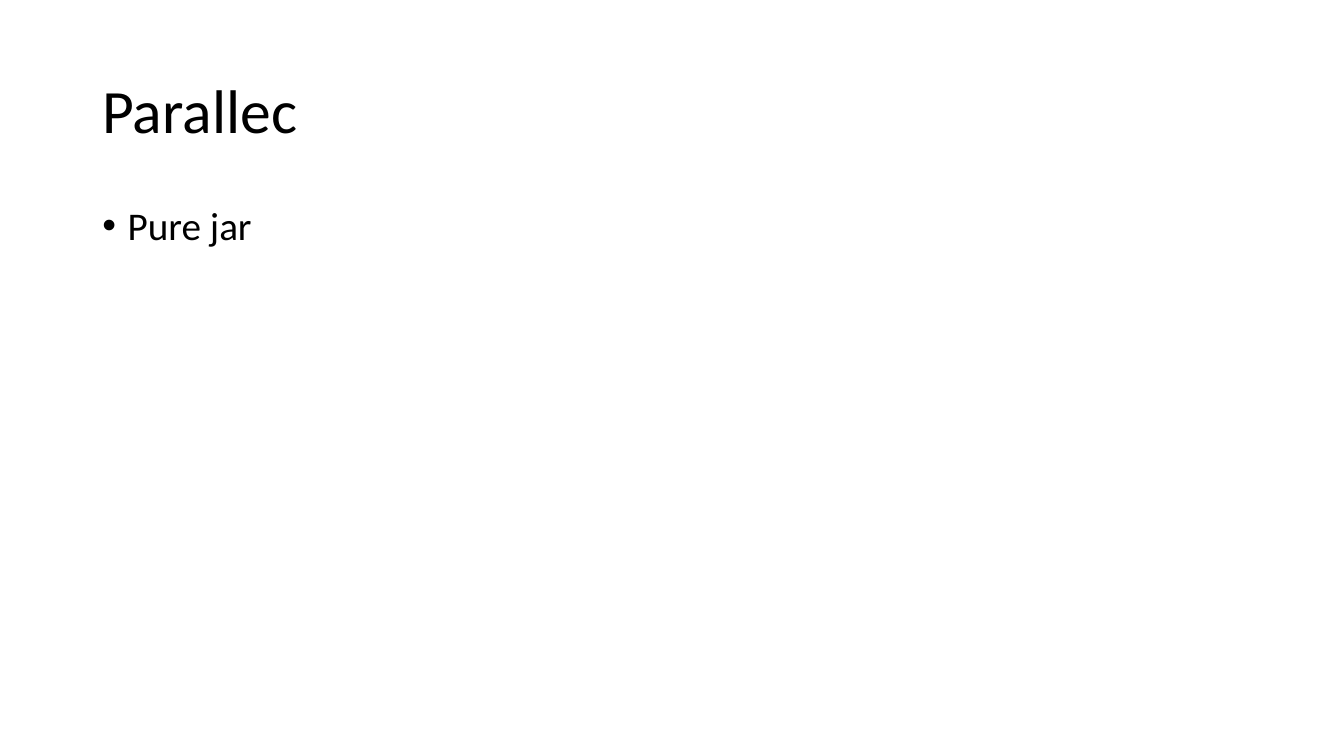
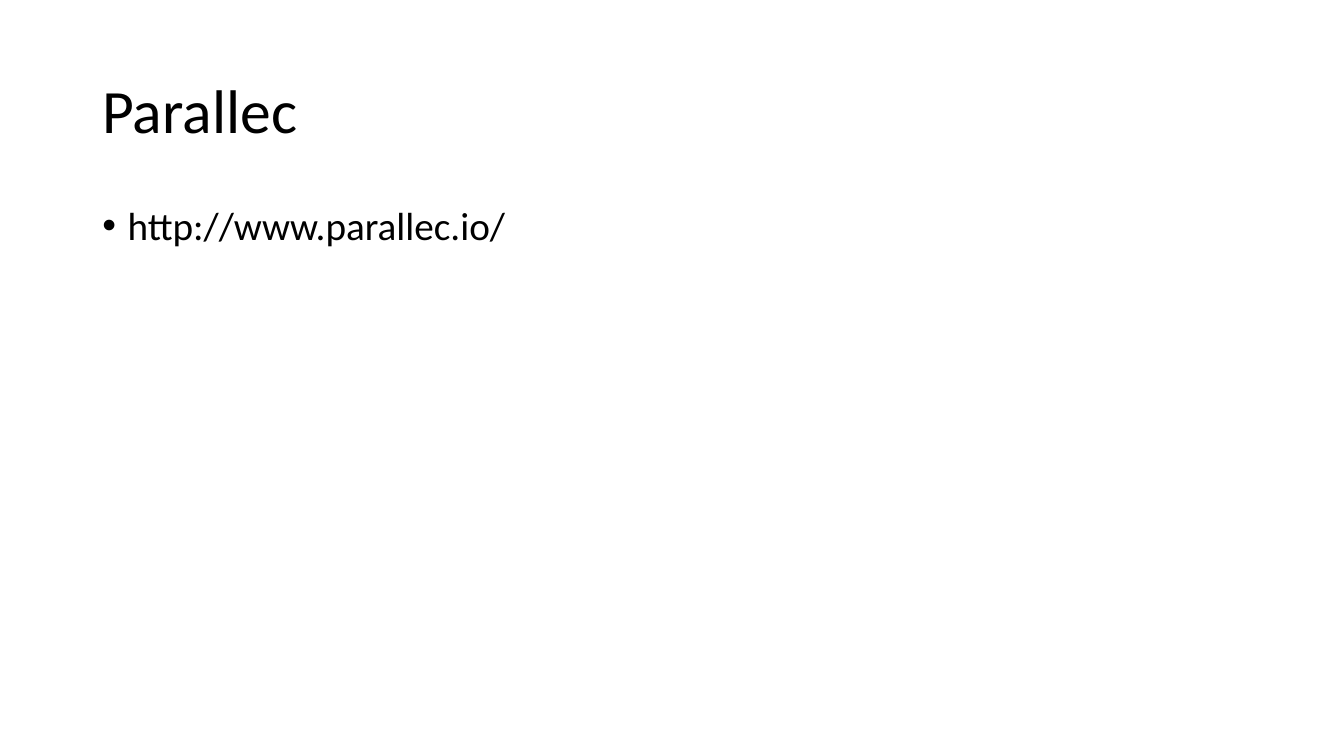
Before and after one commit to csliangdu/ExchangeAgg, a slide deck: slide 7 of doc/Coin.pptx. Drawn at 1344x756 pixels with LibreOffice and Linux fonts; fonts in the diff are those of the drawing. Boxes give left, top, right and bottom in pixels: in the first picture for what was removed or moved away, otherwise in the second. Text is boxed around its words. In the diff, an @@ line names an element or a change of style, - is before the commit and + after.

```diff
--- a/doc/Coin.pptx
+++ b/doc/Coin.pptx
@@ text at <box>128,212,505,247</box>: text changed @@
-• Pure jar
+• http://www.parallec.io/
```
Also in this commit, not shown: 7 other slides changed, 1 other file.
